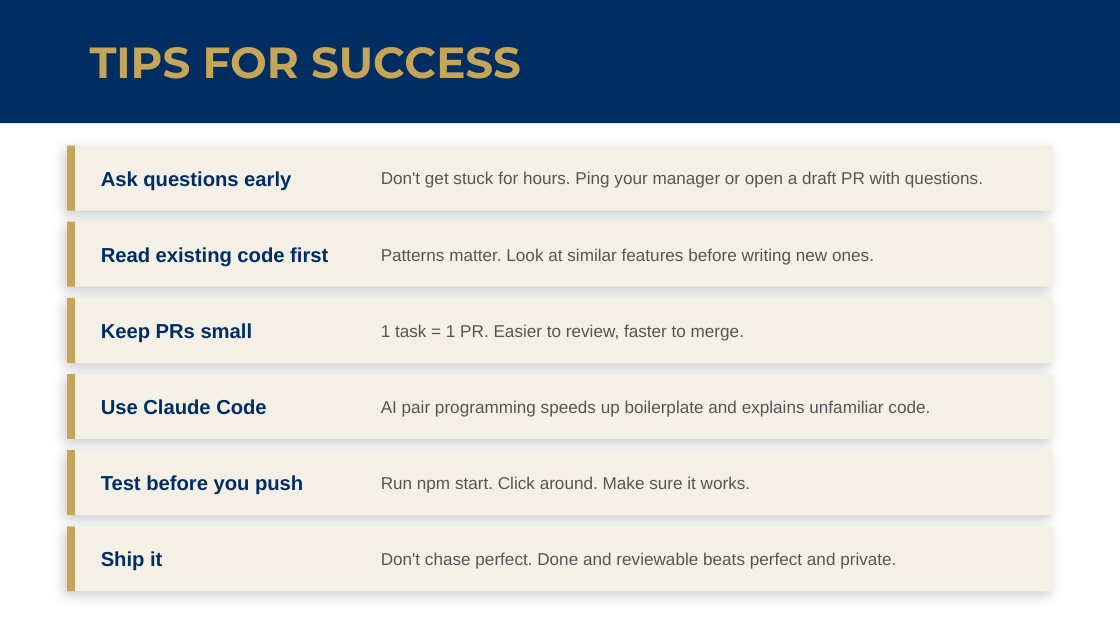
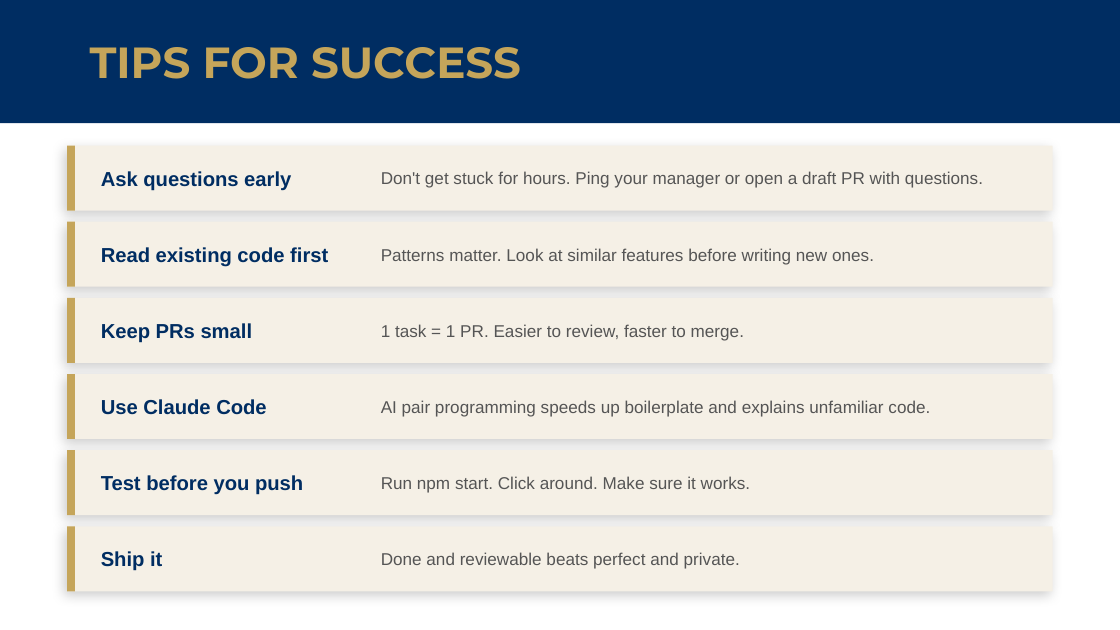
Before and after one commit to hoserR9/school-discount-pass, a slide deck: slide 8 of pitch/Del-Norte-Engineer-Onboarding.pptx. Drawn at 1120x630 pixels with LibreOffice and Linux fonts; fonts in the diff are those of the drawing. Boxes give left, top, right and bottom in pixels: in the first picture for what was removed or moved away, otherwise in the second. Text is boxed around its words. In the diff, an @@ line names an element or a change of style, - is before the commit and + after.

```diff
--- a/pitch/Del-Norte-Engineer-Onboarding.pptx
+++ b/pitch/Del-Norte-Engineer-Onboarding.pptx
@@ text at [381,552,740,569]: text changed @@
-Don't chase perfect. Done and reviewable beats perfect and private.
+Done and reviewable beats perfect and private.
```
Also in this commit, not shown: 5 other slides changed, 1 slide added, 1 slide removed, 5 other files.
